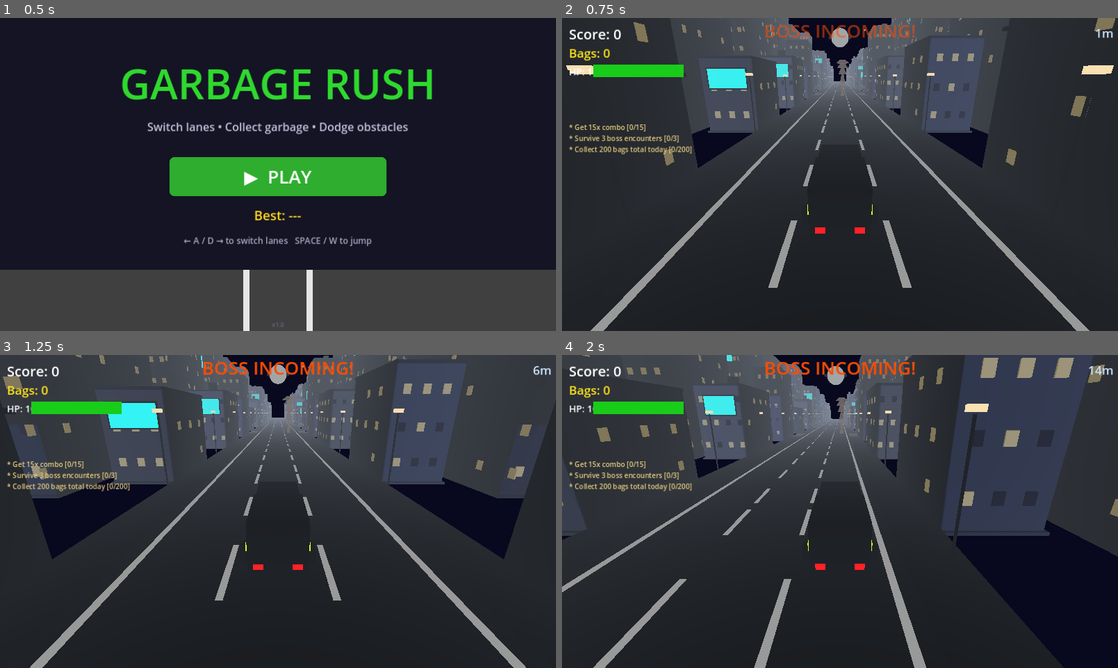
Above: before the commit, frames 1-4 (two rows, left to right).
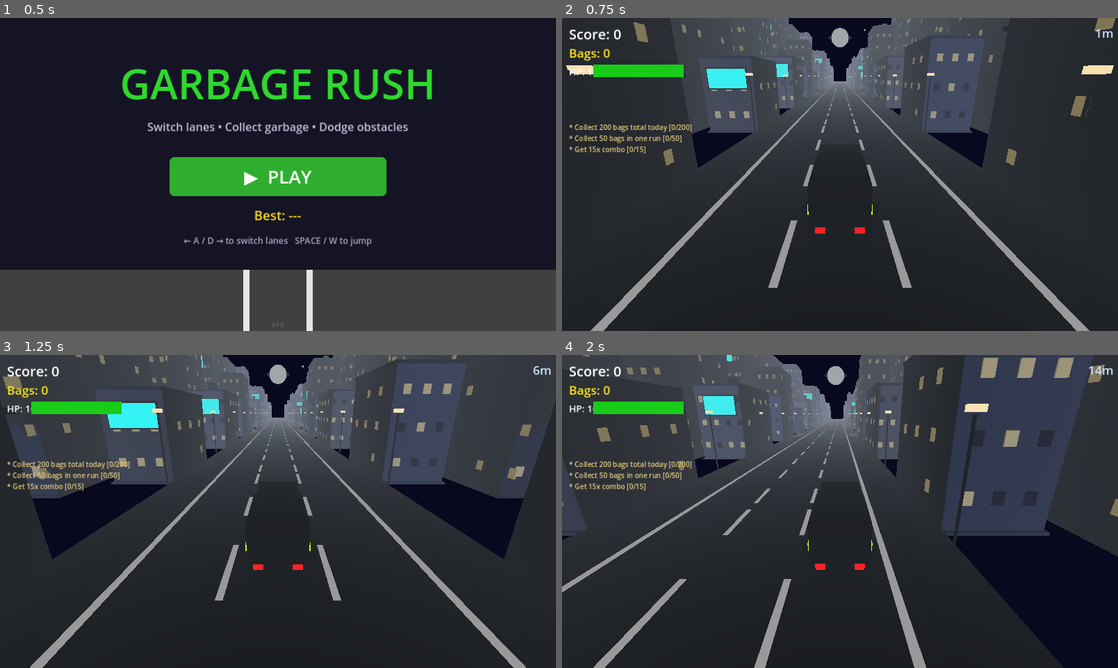
Above: after the commit, the same moments.

Repository: bhavyat81/runner
Game: Godot game, scene res://scenes/main_menu.tscn
The game is run twice, just before and just after one commit, with the same random seed, the same clock (stepped at 60 frames per second) and the same inputs.
Inputs (mouse positions are in pixels of both pictures, inside the frame that each line leads up to):
- Up to frame 1 (0.5 s): no input
- Up to frame 2 (0.75 s): click "▶ PLAY" at 0.5 s
- Up to frame 3 (1.25 s): no input
- Up to frame 4 (2 s): move the mouse to (962, 495) at 1.27 s; hold D (move_right) from 1.28 s (still down); click (962, 495) at 1.42 s; tap Space (jump) at 1.52 s

Frame 1 is identical in both runs. In frame 2, 1.4% of the frame differs, in the area x 2-64%, y 1-44%; in frame 3, 1.4%; in frame 4, 1.5%, in the area x 2-64%, y 2-44%.

Commit message:
Fix billboard, remove boss, obstacle damage, implement environment phases
Co-authored-by: bhavyat81 <233542359+bhavyat81@users.noreply.github.com>

Diff:
--- a/scenes/boss_tornado.tscn
+++ /dev/null
@@ -1,10 +0,0 @@
-[gd_scene load_steps=2 format=3 uid="uid://bosstornado3d"]
-
-[ext_resource type="Script" path="res://scripts/boss_tornado.gd" id="1_boss"]
-
-[node name="BossTornado" type="Area3D"]
-collision_layer = 64
-collision_mask = 1
-script = ExtResource("1_boss")
-
-[node name="CollisionShape3D" type="CollisionShape3D" parent="."]
--- a/scripts/achievement_manager.gd
+++ b/scripts/achievement_manager.gd
@@ -12,7 +12,6 @@
 	"speed_demon":  {"title": "Speed Demon",   "desc": "Reach maximum speed",             "unlocked": false},
 	"guru":         {"title": "Garbage Guru",  "desc": "Collect 1000 total bags",         "unlocked": false},
 	"survivor":     {"title": "Survivor",      "desc": "Complete 5 runs",                 "unlocked": false},
-	"boss_slayer":  {"title": "Boss Slayer",   "desc": "Defeat 3 boss tornadoes",         "unlocked": false},
 	"untouchable":  {"title": "Untouchable",   "desc": "Complete a run with full health", "unlocked": false},
 }
 
@@ -30,7 +29,6 @@
 	GameManager.health_changed.connect(_on_health_changed)
 	GameManager.combo_changed.connect(_on_combo_changed)
 	GameManager.garbage_collected_signal.connect(_on_garbage_collected)
-	GameManager.boss_defeated.connect(_on_boss_defeated)
 
 func _process(_delta: float) -> void:
 	if GameManager.current_state != GameManager.GameState.PLAYING:
@@ -75,10 +73,6 @@
 	if not ACHIEVEMENTS["guru"]["unlocked"] and total >= 1000:
 		unlock("guru")
 
-func _on_boss_defeated() -> void:
-	if not ACHIEVEMENTS["boss_slayer"]["unlocked"] and GameManager.boss_encounters >= 3:
-		unlock("boss_slayer")
-
 func unlock(id: String) -> void:
 	if not ACHIEVEMENTS.has(id):
 		return
--- a/scripts/boss_tornado.gd
+++ /dev/null
@@ -1,112 +0,0 @@
-# boss_tornado.gd
-# Garbage tornado boss event. Moves side-to-side across lanes, damages the truck on contact.
-# Spawned by game.gd; lasts 15 seconds then emits boss_finished.
-extends Area3D
-
-signal boss_finished
-
-const LANE_X: Array[float] = [-3.0, 0.0, 3.0]
-
-@onready var collision_shape: CollisionShape3D = $CollisionShape3D
-
-var event_timer: float = 15.0
-var alive: bool = true
-var side_speed: float = 4.0
-var side_dir: float = 1.0
-var spin_time: float = 0.0
-var _mesh_root: Node3D = null
-
-func _ready() -> void:
-	collision_layer = 64
-	collision_mask = 1
-	body_entered.connect(_on_body_entered)
-	_build_visual()
-	position.x = 0.0
-	position.y = 0.0
-
-func _build_visual() -> void:
-	_mesh_root = Node3D.new()
-	add_child(_mesh_root)
-
-	# Main spinning cylinder (tornado body)
-	var mat := StandardMaterial3D.new()
-	mat.albedo_color = Color(0.45, 0.35, 0.25, 0.85)
-	mat.emission_enabled = true
-	mat.emission = Color(0.6, 0.45, 0.3)
-	mat.emission_energy_multiplier = 1.0
-	mat.transparency = BaseMaterial3D.TRANSPARENCY_ALPHA
-	mat.shading_mode = BaseMaterial3D.SHADING_MODE_UNSHADED
-
-	# Stack of tapered cylinders to simulate tornado shape
-	var heights := [3.0, 2.0, 1.5, 1.0, 0.8]
-	var radii   := [0.4, 0.7, 1.0, 1.3, 1.6]
-	var y_base: float = 0.0
-	for i in range(heights.size()):
-		var cyl_mesh := CylinderMesh.new()
-		cyl_mesh.top_radius = radii[i] * 0.4
-		cyl_mesh.bottom_radius = radii[i]
-		cyl_mesh.height = heights[i]
-		var cyl := MeshInstance3D.new()
-		cyl.mesh = cyl_mesh
-		cyl.set_surface_override_material(0, mat)
-		cyl.position.y = y_base + heights[i] * 0.5
-		_mesh_root.add_child(cyl)
-		y_base += heights[i]
-
-	# Debris particles: small boxes orbiting the base
-	var debris_mat := StandardMaterial3D.new()
-	debris_mat.albedo_color = Color(0.3, 0.25, 0.2)
-	debris_mat.emission_enabled = true
-	debris_mat.emission = Color(0.35, 0.28, 0.22)
-	debris_mat.emission_energy_multiplier = 0.8
-	for i in range(8):
-		var angle: float = (float(i) / 8.0) * TAU
-		var d_mesh := BoxMesh.new()
-		d_mesh.size = Vector3(0.25, 0.25, 0.25)
-		var d := MeshInstance3D.new()
-		d.mesh = d_mesh
-		d.material_override = debris_mat
-		d.position = Vector3(cos(angle) * 1.8, 0.5 + randf() * 2.0, sin(angle) * 1.8)
-		_mesh_root.add_child(d)
-
-	# Collision capsule
-	var shape := CylinderShape3D.new()
-	shape.radius = 1.5
-	shape.height = 8.0
-	collision_shape.shape = shape
-	collision_shape.position.y = 4.0
-
-func _process(delta: float) -> void:
-	if not alive:
-		return
-
-	event_timer -= delta
-	if event_timer <= 0.0:
-		_finish()
-		return
-
-	# Spin the mesh
-	spin_time += delta
-	if _mesh_root:
-		_mesh_root.rotation_degrees.y = spin_time * 180.0
-
-	# Side-to-side movement
-	position.x += side_dir * side_speed * delta
-	if position.x >= 4.5:
-		position.x = 4.5
-		side_dir = -1.0
-	elif position.x <= -4.5:
-		position.x = -4.5
-		side_dir = 1.0
-
-func _finish() -> void:
-	alive = false
-	GameManager.boss_encounters += 1
-	GameManager.add_score(500)
-	GameManager.boss_defeated.emit()
-	boss_finished.emit()
-	queue_free()
-
-func _on_body_entered(body: Node3D) -> void:
-	if body.is_in_group("truck"):
-		GameManager.damage_health(30)
--- a/scripts/building.gd
+++ b/scripts/building.gd
@@ -78,7 +78,7 @@
 	_billboard_mat.emission_energy_multiplier = 2.5
 	_billboard_mat.shading_mode = BaseMaterial3D.SHADING_MODE_UNSHADED
 	sign_node.material_override = _billboard_mat
-	sign_node.position = Vector3(0.0, b_y, depth * 0.5 + 0.1)
+	sign_node.position = Vector3(0.0, b_y, depth * 0.5 + 0.16)
 	add_child(sign_node)
 
 func _add_windows(height: float, width: float, depth: float) -> void:
--- a/scripts/game.gd
+++ b/scripts/game.gd
@@ -32,7 +32,6 @@
 const SPEED_BOOST_SCENE := preload("res://scenes/speed_boost.tscn")
 const POWERUP_SCENE := preload("res://scenes/powerup.tscn")
 const TRAFFIC_CAR_SCENE := preload("res://scenes/traffic_car.tscn")
-const BOSS_TORNADO_SCENE := preload("res://scenes/boss_tornado.tscn")
 
 const SEGMENT_LENGTH: float = 40.0
 const NUM_SEGMENTS: int = 8
@@ -88,7 +87,14 @@
 var _challenge_hud_label: Label = null
 var _toast_label: Label = null
 var _toast_tween: Tween = null
-var _boss_label: Label = null
+var _phase_label: Label = null
+var _phase_tween: Tween = null
+
+# Environment phase elements
+var _bridge_left: Node3D = null
+var _bridge_right: Node3D = null
+var _tunnel_ceiling: Node3D = null
+var _moon_nodes: Array[Node3D] = []
 
 # Day/Night: int keys 0=Night 1=Dawn 2=Day 3=Dusk
 const DAY_CONFIGS: Dictionary = {
@@ -109,7 +115,6 @@
 var _rain_nodes: Array[Node3D] = []
 
 var _fly_timer: float = 15.0
-var _boss_instance: Node3D = null
 var _traffic_timer: float = 5.0
 var _powerup_timer: float = 25.0
 
@@ -121,7 +126,6 @@
 	GameManager.speed_boost_activated.connect(_on_speed_boost_activated)
 	GameManager.powerup_activated.connect(_on_powerup_activated)
 	GameManager.powerup_expired.connect(_on_powerup_expired)
-	GameManager.boss_spawned.connect(_on_boss_spawned)
 	GameManager.environment_changed.connect(_on_environment_changed)
 	var am := get_node_or_null("/root/AchievementManager")
 	if am:
@@ -135,7 +139,8 @@
 	_setup_combo_announcer()
 	_setup_powerup_hud()
 	_setup_challenge_hud()
-	_setup_boss_label()
+	_setup_phase_label()
+	_setup_environment_elements()
 	_setup_toast()
 	obstacle_timer.timeout.connect(_spawn_obstacle)
 	garbage_timer.timeout.connect(_spawn_garbage_marker)
@@ -468,28 +473,101 @@
 		lines.append("* %s [%s]" % [c.get("desc", ""), done_str])
 	_challenge_hud_label.text = "\n".join(lines)
 
-func _setup_boss_label() -> void:
-	var bl_layer := CanvasLayer.new()
-	bl_layer.layer = 11
-	add_child(bl_layer)
-	_boss_label = Label.new()
-	_boss_label.horizontal_alignment = HORIZONTAL_ALIGNMENT_CENTER
-	_boss_label.set_anchors_and_offsets_preset(Control.PRESET_FULL_RECT)
-	_boss_label.vertical_alignment = VERTICAL_ALIGNMENT_TOP
-	_boss_label.add_theme_font_size_override("font_size", 42)
-	_boss_label.add_theme_color_override("font_color", Color(1.0, 0.3, 0.0))
-	_boss_label.modulate.a = 0.0
-	_boss_label.mouse_filter = Control.MOUSE_FILTER_IGNORE
-	bl_layer.add_child(_boss_label)
-
-func _show_boss_message(text: String) -> void:
-	if _boss_label == null:
-		return
-	_boss_label.text = text
-	var tw := create_tween()
-	tw.tween_property(_boss_label, "modulate:a", 1.0, 0.3)
-	tw.tween_interval(2.0)
-	tw.tween_property(_boss_label, "modulate:a", 0.0, 0.5)
+func _setup_phase_label() -> void:
+	var ph_layer := CanvasLayer.new()
+	ph_layer.layer = 11
+	add_child(ph_layer)
+	_phase_label = Label.new()
+	_phase_label.horizontal_alignment = HORIZONTAL_ALIGNMENT_CENTER
+	_phase_label.vertical_alignment = VERTICAL_ALIGNMENT_CENTER
+	_phase_label.set_anchors_and_offsets_preset(Control.PRESET_FULL_RECT)
+	_phase_label.add_theme_font_size_override("font_size", 72)
+	_phase_label.add_theme_color_override("font_color", Color(1.0, 1.0, 1.0))
+	_phase_label.modulate.a = 0.0
+	_phase_label.mouse_filter = Control.MOUSE_FILTER_IGNORE
+	ph_layer.add_child(_phase_label)
+
+func _show_phase_announcement(text: String) -> void:
+	if _phase_label == null:
+		return
+	_phase_label.text = text
+	if _phase_tween:
+		_phase_tween.kill()
+	_phase_tween = create_tween()
+	_phase_label.modulate.a = 0.0
+	_phase_tween.tween_property(_phase_label, "modulate:a", 1.0, 0.4)
+	_phase_tween.tween_interval(2.0)
+	_phase_tween.tween_property(_phase_label, "modulate:a", 0.0, 0.6)
+
+func _setup_environment_elements() -> void:
+	# Bridge railings (hidden initially)
+	_bridge_left = _create_bridge_railing(-6.0)
+	_bridge_right = _create_bridge_railing(6.0)
+	_bridge_left.visible = false
+	_bridge_right.visible = false
+	# Tunnel ceiling with orange lights (hidden initially)
+	_tunnel_ceiling = _create_tunnel_ceiling()
+	_tunnel_ceiling.visible = false
+
+func _create_bridge_railing(x_pos: float) -> Node3D:
+	var railing := Node3D.new()
+	railing.name = "BridgeRailing"
+	add_child(railing)
+	var railing_mesh := BoxMesh.new()
+	railing_mesh.size = Vector3(0.5, 1.2, 220.0)
+	var mi := MeshInstance3D.new()
+	mi.mesh = railing_mesh
+	var mat := StandardMaterial3D.new()
+	mat.albedo_color = Color(0.75, 0.78, 0.85)
+	mat.roughness = 0.6
+	mi.material_override = mat
+	mi.position = Vector3(0.0, 0.6, -80.0)
+	railing.add_child(mi)
+	railing.position.x = x_pos
+	return railing
+
+func _create_tunnel_ceiling() -> Node3D:
+	var ceiling := Node3D.new()
+	ceiling.name = "TunnelCeiling"
+	ceiling.position.y = 8.0
+	add_child(ceiling)
+	# Main ceiling slab
+	var ceil_mesh := BoxMesh.new()
+	ceil_mesh.size = Vector3(18.0, 1.2, 220.0)
+	var ci := MeshInstance3D.new()
+	ci.mesh = ceil_mesh
+	var ceil_mat := StandardMaterial3D.new()
+	ceil_mat.albedo_color = Color(0.08, 0.08, 0.1)
+	ci.material_override = ceil_mat
+	ci.position = Vector3(0.0, 0.0, -80.0)
+	ceiling.add_child(ci)
+	# Orange tunnel lights along the ceiling
+	for zi in range(-70, 30, 15):  # span from spawn zone to despawn zone
+		var light := OmniLight3D.new()
+		light.light_color = Color(1.0, 0.55, 0.1)
+		light.light_energy = 2.5
+		light.omni_range = 18.0
+		light.position = Vector3(0.0, -1.0, float(zi))
+		ceiling.add_child(light)
+	return ceiling
+
+func _set_lighting(p_sun_color: Color, p_sun_energy: float,
+		p_ambient: Color, p_sky: Color) -> void:
+	if sun:
+		sun.light_color = p_sun_color
+		sun.light_energy = p_sun_energy
+	if world_env and world_env.environment:
+		var env: Environment = world_env.environment
+		env.ambient_light_color = p_ambient
+		env.background_color = p_sky
+
+func _set_moon_stars_visible(make_visible: bool) -> void:
+	for n in _moon_nodes:
+		if is_instance_valid(n):
+			n.visible = make_visible
+	for sn in _star_nodes:
+		if is_instance_valid(sn):
+			sn.visible = make_visible
 
 func _setup_toast() -> void:
 	var toast_layer := CanvasLayer.new()
@@ -558,11 +636,48 @@
 func _on_powerup_expired() -> void:
 	pass
 
-func _on_boss_spawned() -> void:
-	_show_boss_message("BOSS INCOMING!")
-	_spawn_boss()
-
 func _on_environment_changed(env: GameManager.GameEnvironment) -> void:
+	match env:
+		GameManager.GameEnvironment.CITY:
+			building_container.visible = true
+			_set_lighting(
+				Color(0.3, 0.35, 0.55), 0.2,
+				Color(0.15, 0.18, 0.35), Color(0.03, 0.03, 0.12))
+			if _bridge_left: _bridge_left.visible = false
+			if _bridge_right: _bridge_right.visible = false
+			if _tunnel_ceiling: _tunnel_ceiling.visible = false
+			_set_moon_stars_visible(true)
+			_show_phase_announcement("CITY")
+		GameManager.GameEnvironment.HIGHWAY:
+			building_container.visible = false
+			_set_lighting(
+				Color(1.0, 0.95, 0.85), 1.4,
+				Color(0.5, 0.55, 0.7), Color(0.2, 0.35, 0.6))
+			if _bridge_left: _bridge_left.visible = false
+			if _bridge_right: _bridge_right.visible = false
+			if _tunnel_ceiling: _tunnel_ceiling.visible = false
+			_set_moon_stars_visible(false)
+			_show_phase_announcement("HIGHWAY")
+		GameManager.GameEnvironment.BRIDGE:
+			building_container.visible = false
+			_set_lighting(
+				Color(0.7, 0.85, 1.0), 0.9,
+				Color(0.3, 0.4, 0.6), Color(0.1, 0.2, 0.4))
+			if _bridge_left: _bridge_left.visible = true
+			if _bridge_right: _bridge_right.visible = true
+			if _tunnel_ceiling: _tunnel_ceiling.visible = false
+			_set_moon_stars_visible(false)
+			_show_phase_announcement("BRIDGE")
+		GameManager.GameEnvironment.TUNNEL:
+			building_container.visible = false
+			_set_lighting(
+				Color(0.4, 0.3, 0.2), 0.1,
+				Color(0.1, 0.1, 0.1), Color(0.02, 0.02, 0.02))
+			if _bridge_left: _bridge_left.visible = false
+			if _bridge_right: _bridge_right.visible = false
+			if _tunnel_ceiling: _tunnel_ceiling.visible = true
+			_set_moon_stars_visible(false)
+			_show_phase_announcement("TUNNEL")
 	for seg in road_segments:
 		if seg.has_method("apply_environment"):
 			seg.apply_environment(env)
@@ -641,6 +756,7 @@
 	moon.set_surface_override_material(0, mat)
 	moon.position = MOON_POSITION
 	add_child(moon)
+	_moon_nodes.append(moon)
 	var halo := MeshInstance3D.new()
 	var torus := TorusMesh.new()
 	torus.inner_radius = 6.4
@@ -656,6 +772,7 @@
 	halo.set_surface_override_material(0, halo_mat)
 	halo.position = MOON_POSITION
 	add_child(halo)
+	_moon_nodes.append(halo)
 	var crater_mat := StandardMaterial3D.new()
 	crater_mat.albedo_color = Color(0.68, 0.65, 0.58, 1.0)
 	crater_mat.emission_enabled = true
@@ -676,12 +793,14 @@
 		crater.set_surface_override_material(0, crater_mat)
 		crater.position = MOON_POSITION + cd[0]
 		add_child(crater)
+		_moon_nodes.append(crater)
 	var moon_light := OmniLight3D.new()
 	moon_light.light_color = Color(0.9, 0.88, 0.75)
 	moon_light.light_energy = 0.3
 	moon_light.omni_range = 220.0
 	moon_light.position = MOON_POSITION
 	add_child(moon_light)
+	_moon_nodes.append(moon_light)
 
 func _random_building_color() -> Color:
 	var palette := [
@@ -717,6 +836,9 @@
 		_star_twinkle_offsets.append(randf_range(0.0, TAU))
 
 func _update_day_night() -> void:
+	# Only animate day/night cycle in CITY — other environments set their own lighting
+	if GameManager.current_environment != GameManager.GameEnvironment.CITY:
+		return
 	var cycle_pos: float = fmod(GameManager.distance, 1200.0)
 	var phase_f: float = cycle_pos / 300.0
 	var phase_int: int = int(phase_f) % 4
@@ -939,12 +1061,6 @@
 	marker.position.z = SPAWN_Z - randf_range(0.0, 15.0)
 	marker.position.y = 0.05
 	marker.setup(randi() % 3)
-	if GameManager.boss_active and randf() < 0.6:
-		var extra: Area3D = MARKER_SCENE.instantiate()
-		marker_container.add_child(extra)
-		extra.position.z = SPAWN_Z - randf_range(0.0, 10.0)
-		extra.position.y = 0.05
-		extra.setup(randi() % 3)
 	var base_interval: float = lerpf(2.5, 1.5, clampf(float(wave) * 0.1, 0.0, 1.0))
 	garbage_timer.start(randf_range(base_interval, base_interval + 1.5))
 
@@ -987,21 +1103,6 @@
 	car.position.z = SPAWN_Z
 	car.position.y = 0.0
 	car.setup(randi() % 3, randf() < 0.4)
-
-func _spawn_boss() -> void:
-	if _boss_instance and is_instance_valid(_boss_instance):
-		return
-	GameManager.boss_active = true
-	var boss: Area3D = BOSS_TORNADO_SCENE.instantiate()
-	add_child(boss)
-	boss.position = Vector3(0.0, 0.0, SPAWN_Z + 30.0)
-	_boss_instance = boss
-	boss.boss_finished.connect(_on_boss_finished)
-
-func _on_boss_finished() -> void:
-	GameManager.boss_active = false
-	_boss_instance = null
-	_show_boss_message("BOSS DEFEATED! +500")
 
 func _on_truck_died() -> void:
 	play_death_sound()
--- a/scripts/game_manager.gd
+++ b/scripts/game_manager.gd
@@ -1,6 +1,6 @@
 # game_manager.gd
 # Global autoload singleton. Manages game state, score, garbage count, speed, health,
-# power-ups, XP/levels, coins, daily challenges, boss tracking, and leaderboard.
+# power-ups, XP/levels, coins, daily challenges, and leaderboard.
 extends Node
 
 enum GameState { MENU, PLAYING, PAUSED, GAME_OVER }
@@ -17,8 +17,6 @@
 signal powerup_expired
 signal level_up(new_level: int)
 signal daily_challenge_completed(index: int)
-signal boss_spawned
-signal boss_defeated
 signal environment_changed(env: GameEnvironment)
 
 var current_state: GameState = GameState.MENU
@@ -60,12 +58,6 @@
 	PowerupType.DOUBLE_POINTS: 10.0,
 }
 
-# Boss encounters
-var last_boss_distance: float = -999.0
-var boss_encounters: int = 0
-var boss_active: bool = false
-const BOSS_INTERVAL: float = 500.0
-
 # Day/Night cycle: environment
 var current_environment: GameEnvironment = GameEnvironment.CITY
 
@@ -91,7 +83,6 @@
 	{"desc": "Collect 50 bags in one run", "type": "bags_run", "target": 50, "reward": 25},
 	{"desc": "Reach 1000m without boost", "type": "dist_no_boost", "target": 1000, "reward": 25},
 	{"desc": "Get 15x combo", "type": "combo", "target": 15, "reward": 25},
-	{"desc": "Survive 3 boss encounters", "type": "boss", "target": 3, "reward": 25},
 	{"desc": "Collect 200 bags total today", "type": "bags_day", "target": 200, "reward": 25},
 	{"desc": "Reach 2000m", "type": "distance", "target": 2000, "reward": 25},
 ]
@@ -125,8 +116,6 @@
 	difficulty_wave = 0
 	active_powerup = PowerupType.NONE
 	powerup_timer = 0.0
-	boss_active = false
-	last_boss_distance = -BOSS_INTERVAL
 	current_environment = GameEnvironment.CITY
 	# Reset run trackers
 	_run_bags = 0
@@ -263,11 +252,6 @@
 	# Track no-boost distance for daily challenge
 	if not _boost_used_this_run:
 		_run_dist_no_boost = distance
-
-	# Check boss spawn
-	if not boss_active and (distance - last_boss_distance) >= BOSS_INTERVAL:
-		last_boss_distance = distance
-		boss_spawned.emit()
 
 	# Update environment
 	var new_env: GameEnvironment = _get_environment_for_distance(distance)
@@ -349,7 +333,6 @@
 func _check_daily_challenges_end_of_run() -> void:
 	_update_daily_challenge_progress("bags_run", _run_bags)
 	_update_daily_challenge_progress("dist_no_boost", int(_run_dist_no_boost))
-	_update_daily_challenge_progress("boss", boss_encounters)
 	_update_daily_challenge_progress("distance", int(distance))
 
 # --- Leaderboard ---
@@ -387,7 +370,6 @@
 		"daily_challenge_day": _daily_challenge_day,
 		"daily_challenge_progress": daily_challenge_progress,
 		"bags_today": _bags_today,
-		"boss_encounters": boss_encounters,
 	}
 	var file := FileAccess.open("user://save_data.json", FileAccess.WRITE)
 	if file:
@@ -420,7 +402,6 @@
 	for i in range(minf(prog.size(), daily_challenge_progress.size())):
 		daily_challenge_progress[i] = int(prog[i])
 	_bags_today = int(d.get("bags_today", 0))
-	boss_encounters = int(d.get("boss_encounters", 0))
 
 func _save_leaderboard() -> void:
 	var file := FileAccess.open("user://leaderboard.json", FileAccess.WRITE)
--- a/scripts/obstacle.gd
+++ b/scripts/obstacle.gd
@@ -170,4 +170,4 @@
 func _on_body_entered(body: Node3D) -> void:
 	if body.is_in_group("truck"):
 		GameManager.break_combo()
-		body.die()
+		GameManager.damage_health(25)
